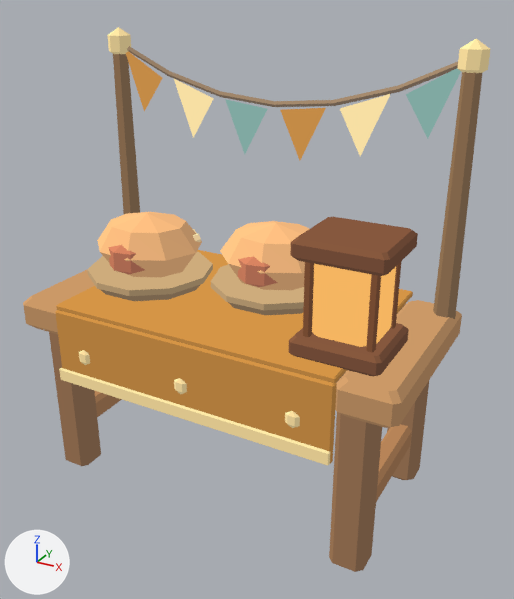
Renders of the glTF model assets/models/season_table_summer.glb from each side of a commit.
The view is the same before and after, from a 50 mm camera at (1.38, -2.35, 2.05) aimed at (0.09, 0.0, 0.88). The lights are fixed; the arrows at lower left show +X, +Y and +Z. The older version comes first. Vertices at exactly the same position are counted once.

The first picture shows 'Dorftisch · summer'.
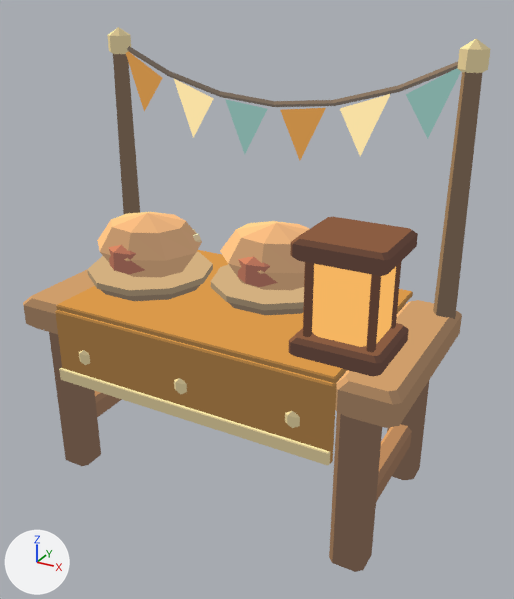
The edits, one by one:
me_dorftisch___summer has 1200 vertices, 2158 faces and spans x -0.83..0.83, y -0.45..0.42, z 0.01..1.89.
me_dorftisch___summer is used by ob_dorftisch___summer; location (0.0, 0.0, 0.0).
me_dorftisch___summer part 1: 1332 faces centred in x -0.83..0.83, y -0.43..0.42, z 0.01..1.82 are repainted in the vertex colours; the middle colour goes from brown #836244 to brown #7f5f46.
me_dorftisch___summer part 2: 760 faces centred in x -0.83..0.83, y -0.45..0.42, z 0.3..1.86 are repainted in the vertex colours; the middle colour goes from brown #c3a87a to brown #cda17d.

What differs and where, as boxes (x1, y1, x2, y2) in the pictures (514 x 599 px):
part 1 of me_dorftisch___summer, recoloured: (23, 46, 482, 572) in both
part 2 of me_dorftisch___summer, recoloured: (23, 27, 491, 471) in both
